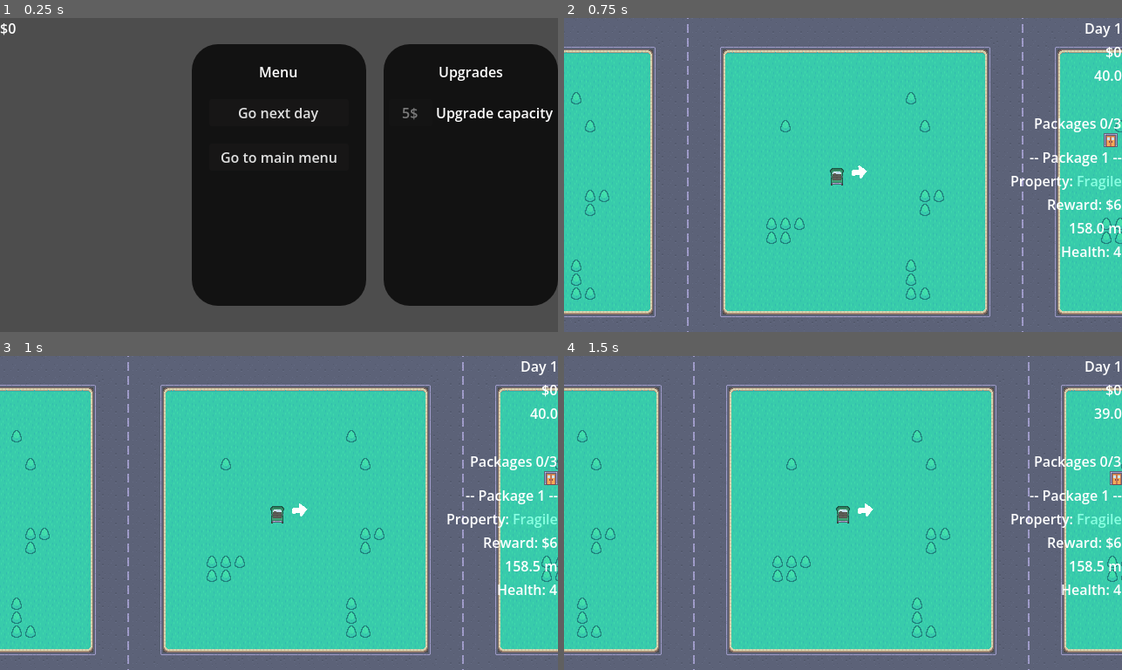
Above: before the commit, frames 1-4 (two rows, left to right).
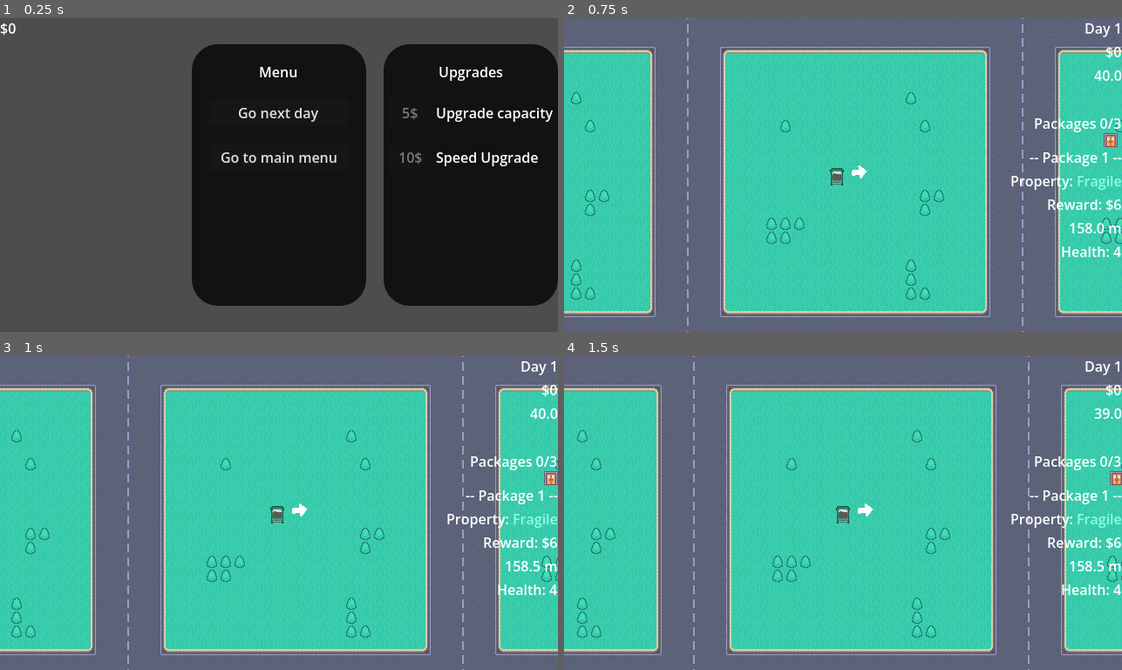
Above: after the commit, the same moments.

Repository: ruben-velasquez/rush-and-deliver
Game: Godot game, scene res://scenes/upgrade_menu.tscn
The game is run twice, just before and just after one commit, with the same random seed, the same clock (stepped at 60 frames per second) and the same inputs. This scene is started directly instead of the project's main scene.
Inputs:
- Up to frame 1 (0.25 s): no input
- Up to frame 2 (0.75 s): click "Go next day" at 0.5 s
- Up to frame 3 (1 s): no input
- Up to frame 4 (1.5 s): hold D (right) from 1.28 s (still down)

The runs differ from the first frame. In frame 1, 0.4% of the frame differs, in the area x 71-97%, y 42-48%; in frame 2, nothing differs; in frame 3, nothing differs; in frame 4, nothing differs.

Commit message:
feat: add run stats object and speed upgrade

Diff:
--- a/scripts/objects/upgrade.gd
+++ b/scripts/objects/upgrade.gd
@@ -19,7 +19,10 @@
 	return ""
 
 func get_price() -> int:
-	return 1
+	return base_price
 
 func can_appear() -> bool:
 	return true
+
+func apply_stats():
+	pass
--- a/scripts/packages_manager.gd
+++ b/scripts/packages_manager.gd
@@ -57,9 +57,9 @@
 	currentPackage = 0
 
 	if packages.is_empty():
-		packages.resize(RunData.package_capacity)
+		packages.resize(RunData.stats.package_capacity)
 
-	for i in range(RunData.package_capacity):
+	for i in range(RunData.stats.package_capacity):
 		if packages[i] and !packages[i].done:
 			continue
 
--- a/scripts/player_controller.gd
+++ b/scripts/player_controller.gd
@@ -49,7 +49,7 @@
 		rotation += turn_input * ROTATION_SPEED * (_speed / MAX_SPEED) * delta
 
 	# --- Movimiento en dirección del auto ---
-	desired_velocity = -transform.y * _speed * velocity_multiplier
+	desired_velocity = -transform.y * _speed * velocity_multiplier * RunData.stats.speed_multiplier
 
 	velocity = lerp(velocity, desired_velocity, 0.2)
 
--- a/scripts/run_data.gd
+++ b/scripts/run_data.gd
@@ -1,8 +1,9 @@
 extends Node
 
-var package_capacity := 3
 var money := 0
 var current_day := 1
 
 var day_late_packages := 0
 var day_broken_packages := 0
+
+var stats: RunStats = RunStats.new()
--- /dev/null
+++ b/scripts/run_stats.gd
@@ -0,0 +1,7 @@
+class_name RunStats
+extends Object
+
+var package_capacity := 3
+var speed_multiplier := 1.0
+var fragile_packages_health := 4.0
+var max_unique_upgrades := 3
--- a/scripts/upgrades/capacity_upgrade.gd
+++ b/scripts/upgrades/capacity_upgrade.gd
@@ -7,16 +7,16 @@
 	unique = false
 	weight = 1
 
-func on_purchase():
-	RunData.package_capacity += 1
+func apply_stats():
+	RunData.stats.package_capacity += 1
 
 func get_description() -> String:
-	var capacity = RunData.package_capacity
+	var capacity = RunData.stats.package_capacity
 	return "%s -> %s" % [capacity, capacity + 1]
 
 func get_price() -> int:
-	var capacity = RunData.package_capacity
+	var capacity = RunData.stats.package_capacity
 	return base_price + capacity - 3
 
 func can_appear() -> bool:
-	return RunData.package_capacity < 6
+	return RunData.stats.package_capacity < 6
--- /dev/null
+++ b/scripts/upgrades/speed_upgrade.gd
@@ -0,0 +1,14 @@
+class_name SpeedUpgrade
+extends Upgrade
+
+func _init() -> void:
+	unique = true
+	name = "Speed Upgrade"
+	base_price = 10
+	weight = 2
+
+func get_description() -> String:
+	return "1.2x Speed"
+
+func apply_stats():
+	RunData.stats.speed_multiplier *= 1.2
--- a/scripts/upgrades_manager.gd
+++ b/scripts/upgrades_manager.gd
@@ -2,7 +2,8 @@
 
 var current_upgrades: Array[Upgrade] = []
 var upgrade_pool: Array[Callable] = [
-	func(): return CapacityUpgrade.new()
+	func(): return CapacityUpgrade.new(),
+	func(): return SpeedUpgrade.new()
 ]
 
 func _ready() -> void:
@@ -17,11 +18,20 @@
 	for upgrade in current_upgrades:
 		upgrade.on_day_end()
 
+func rebuild_stats():
+	RunData.stats = RunStats.new()
+
+	for upgrade in current_upgrades:
+		upgrade.apply_stats()
+
 func add_upgrade(upgrade: Upgrade):
+	if unique_upgrades_quantity() >= RunData.stats.max_unique_upgrades: return
 	if RunData.money <  get_upgrade_price(upgrade): return
+
 	GameManager.give_money(-get_upgrade_price(upgrade))
 	current_upgrades.append(upgrade)
 	upgrade.on_purchase()
+	rebuild_stats()
 
 func get_upgrade_price(upgrade: Upgrade) -> int:
 	return upgrade.get_price()
@@ -70,3 +80,12 @@
 	return current_upgrades.any(func(_upg):
 		return upgrade.name == _upg.name
 	)
+
+func unique_upgrades_quantity() -> int:
+	var count = 0
+
+	for upg in current_upgrades:
+		if upg.unique:
+			count += 1
+
+	return count
Not shown, added: scripts/run_stats.gd.uid
Not shown, added: scripts/upgrades/speed_upgrade.gd.uid
